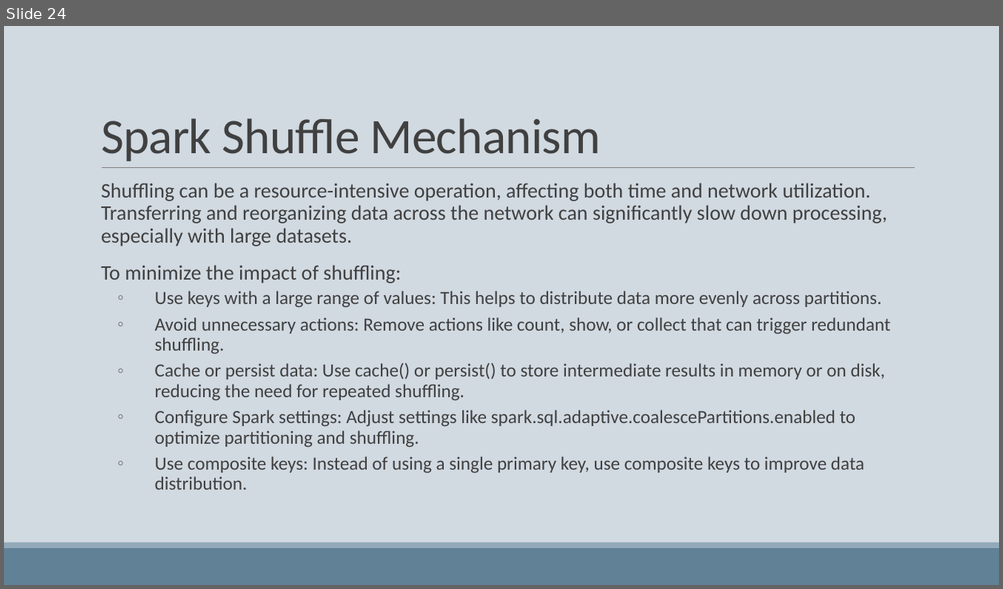
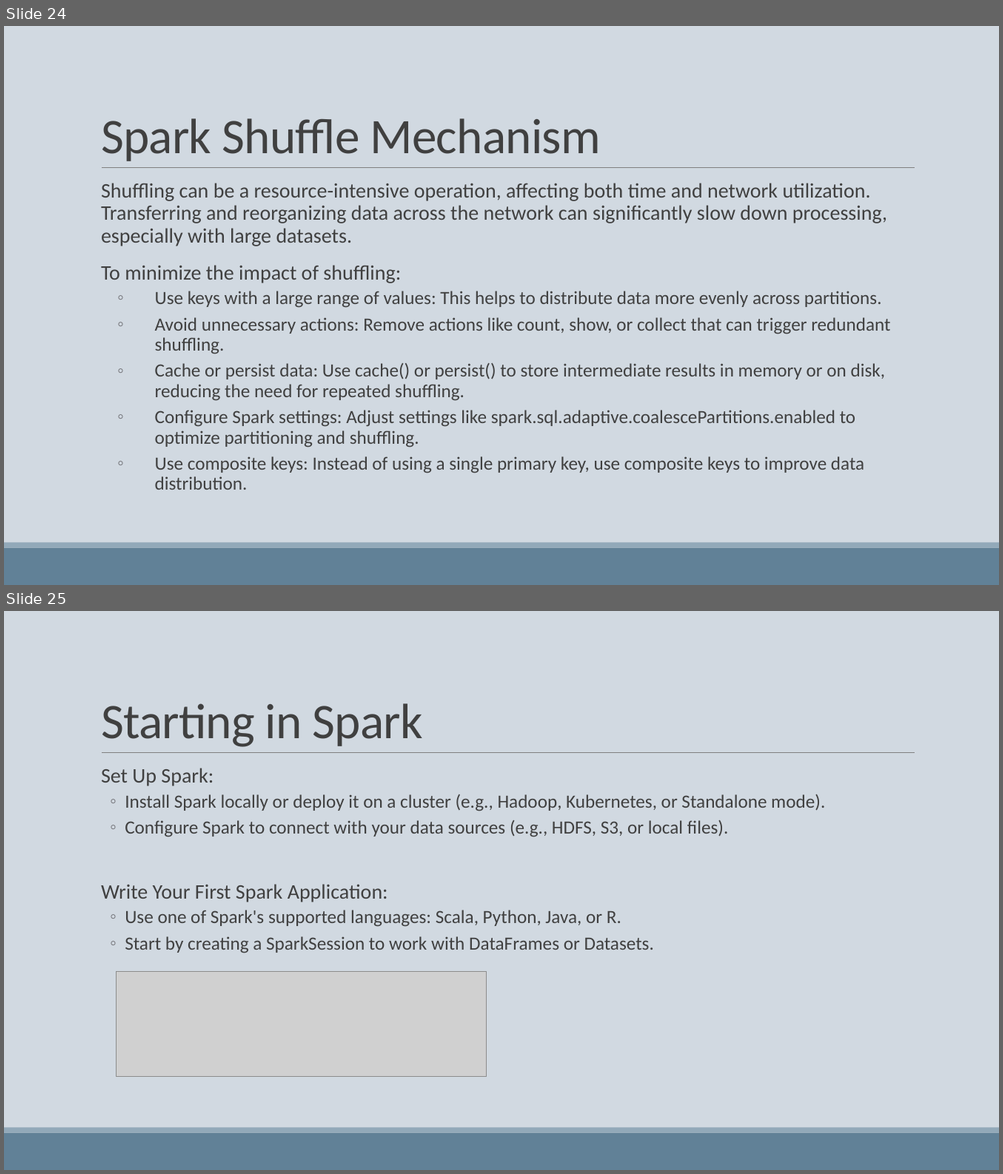
Before and after one commit to robertoprjr/presentations, a slide deck: apache_spark_2x.pptx. Shown one above the other, each under a label of ours: slide 24 before the commit, slides 24 and 25 after it. The pictures are 1003x589 and 1003x1174 pixels, drawn with LibreOffice and Linux fonts; fonts in the diff are those of the drawing; grey boxes stand for pictures. Boxes give left, top, right and bottom in pixels: in the first picture for what was removed or moved away, otherwise in the second. Text is boxed around its words. In the diff, an @@ line names an element or a change of style, - is before the commit and + after.

Commit message:
Spark presentation V1

```diff
--- a/apache_spark_2x.pptx
+++ b/apache_spark_2x.pptx
@@ slide 25 added at bbox=[4, 611, 999, 1170], background #D1D9E1; not listed: 3 template elements that a slide beside it also shows @@
@@ title added at bbox=[101, 703, 423, 747], 48 pt, text #404040 @@
+Starting in Spark
@@ text added at bbox=[101, 768, 825, 954], 18 pt, text #404040 @@
+  Set Up Spark:
+  ◦ Install Spark locally or deploy it on a cluster (e.g., Hadoop, Kubernetes, or Standalone mode).
+  ◦ Configure Spark to connect with your data sources (e.g., HDFS, S3, or local files).
+  Write Your First Spark Application:
+  ◦ Use one of Spark's supported languages: Scala, Python, Java, or R.
+  ◦ Start by creating a SparkSession to work with DataFrames or Datasets.
@@ picture added at bbox=[116, 972, 486, 1077] @@
```
Also in this commit, not shown: 16 other slides added, 1 other file.
